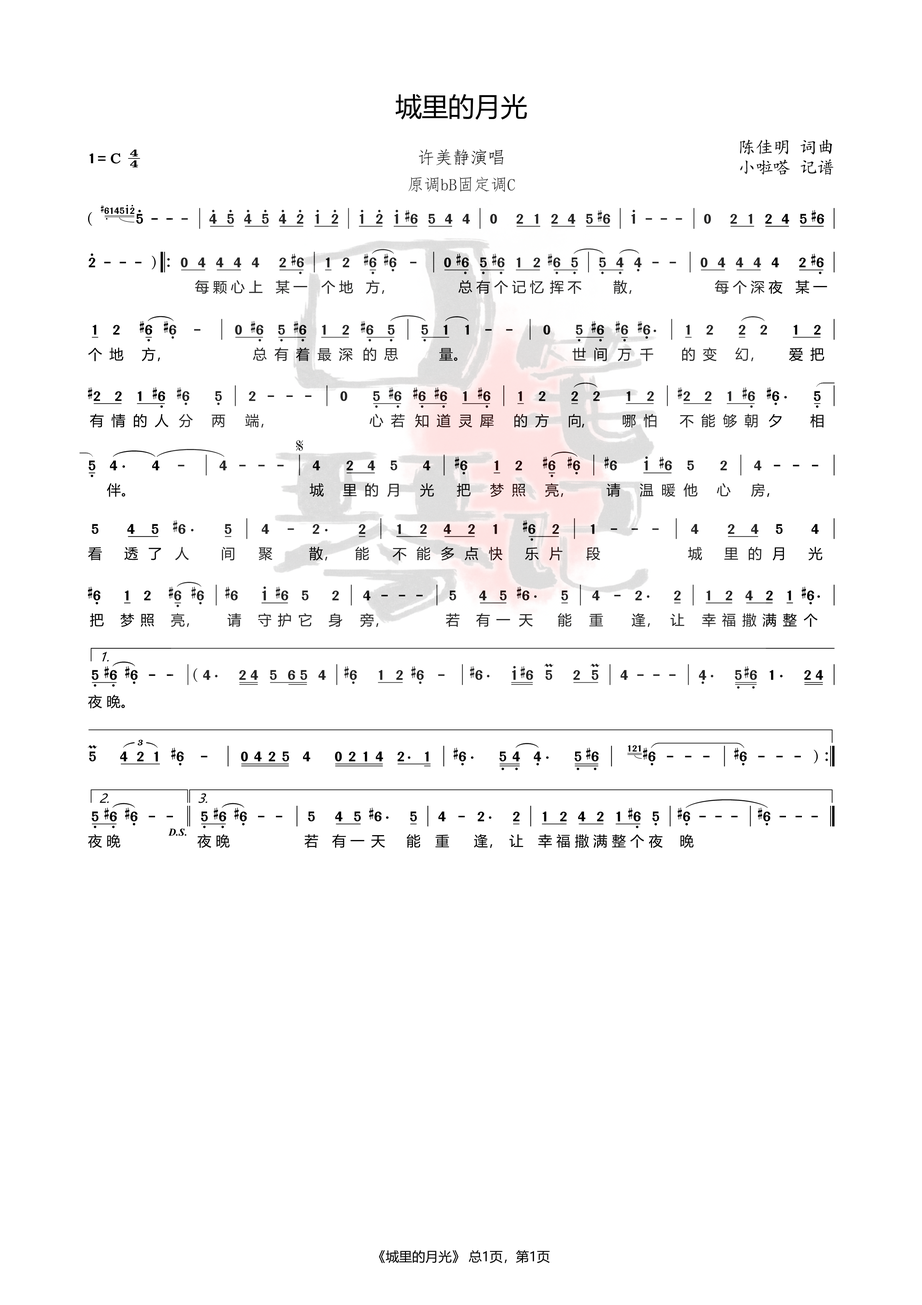
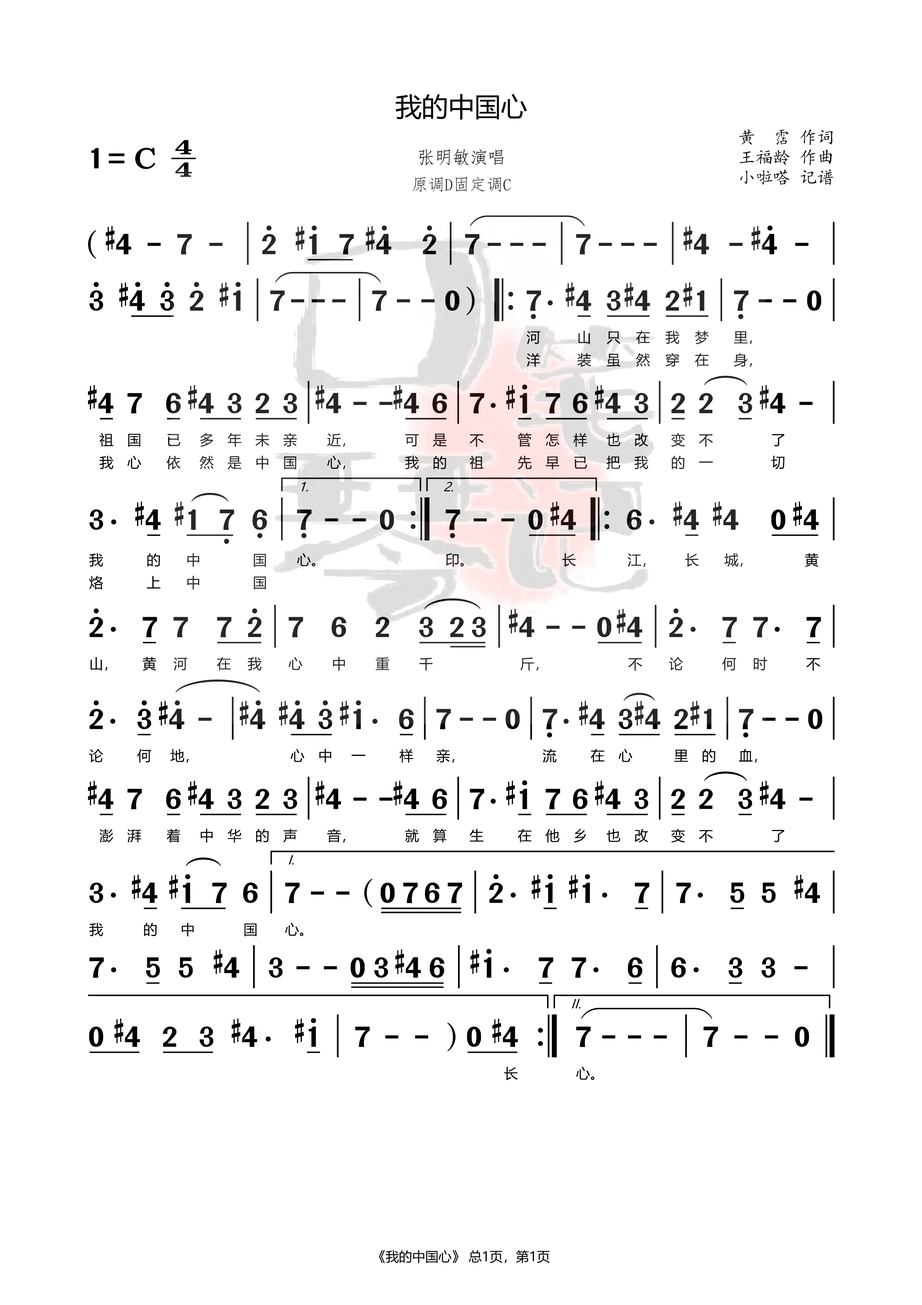
Revision of a layered 922x1305 image; what changed, layer by layer:
added layer "图层 35" above "图层 34" over [79, 93, 835, 1264]
added layer "图层 34" above "图层 33" over [79, 93, 835, 1264]
removed layer "图层 32" over [79, 93, 835, 1264]
removed layer "图层 31" over [79, 93, 835, 1264]
removed layer "图层 30" over [79, 93, 835, 1264]
removed layer "图层 29" over [79, 93, 835, 1264]
